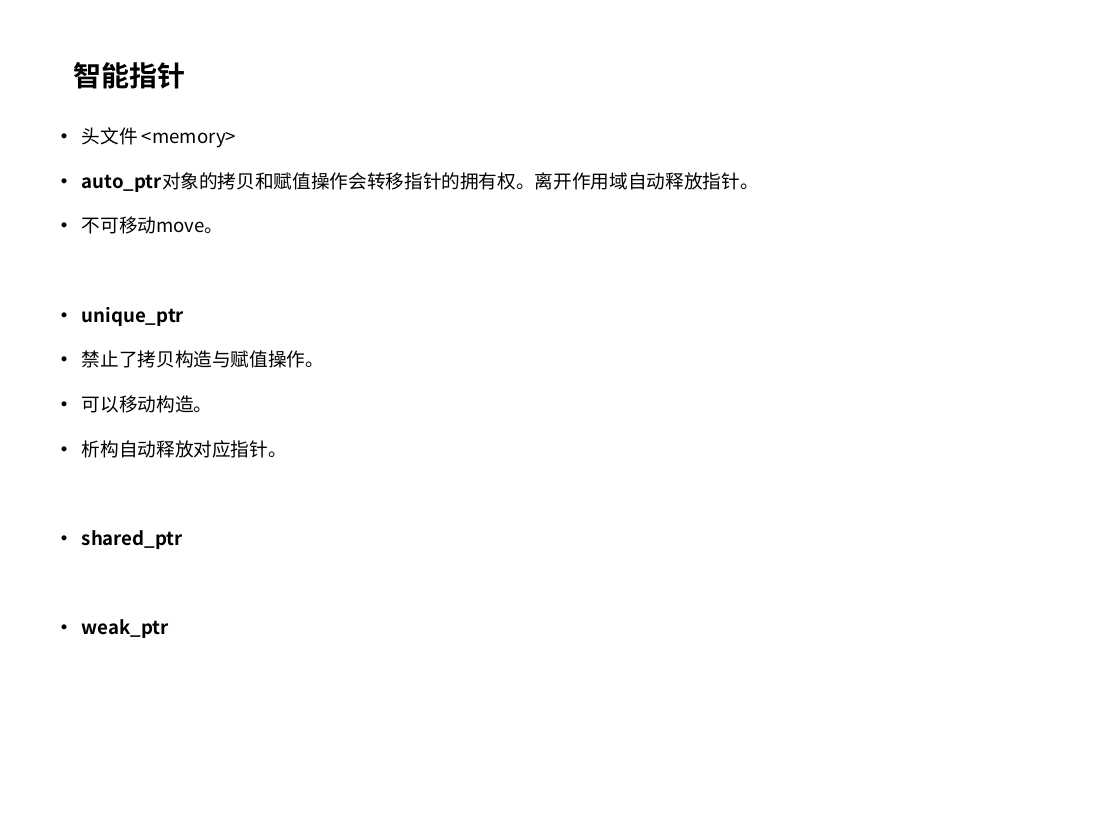
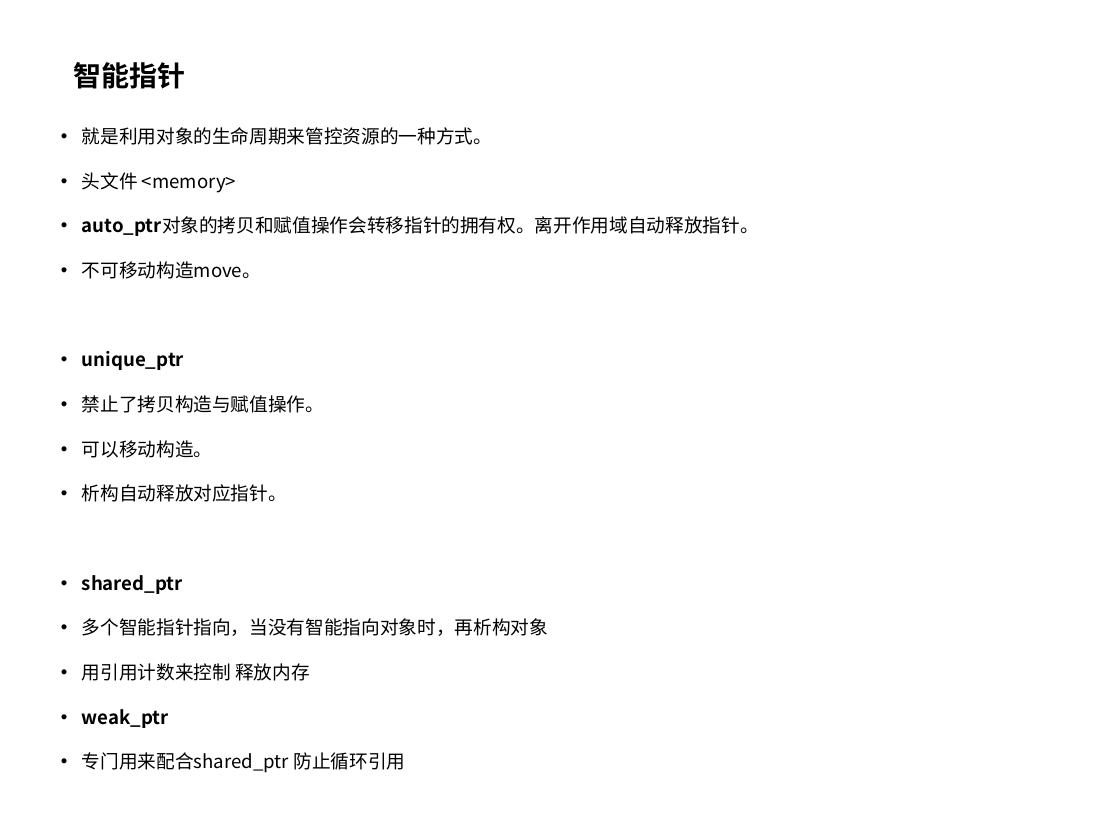
Before and after one commit to pointer1618/projects, a slide deck: slide 14 of lan7/c++11特性.ppt. Drawn at 1120x840 pixels with LibreOffice and Linux fonts; fonts in the diff are those of the drawing; background and template pictures are left out. Boxes give left, top, right and bottom in pixels: in the first picture for what was removed or moved away, otherwise in the second. Text is boxed around its words. In the diff, an @@ line names an element or a change of style, - is before the commit and + after.

Commit message:
ppt update

```diff
--- a/lan7/c++11特性.ppt
+++ b/lan7/c++11特性.ppt
@@ text at box(82, 127, 492, 145): paragraph added @@
+• 就是利用对象的生命周期来管控资源的一种方式。
@@ text at box(82, 261, 261, 279): text changed @@
-• 不可移动move。
+• 不可移动构造move。
@@ text at box(82, 618, 548, 681): paragraphs added @@
+• 多个智能指针指向，当没有智能指向对象时，再析构对象
+• 用引用计数来控制 释放内存
@@ text at box(82, 752, 405, 773): paragraph added @@
+• 专门用来配合shared_ptr 防止循环引用
```
Also in this commit, not shown: 7 slides added, 1 slide removed.
